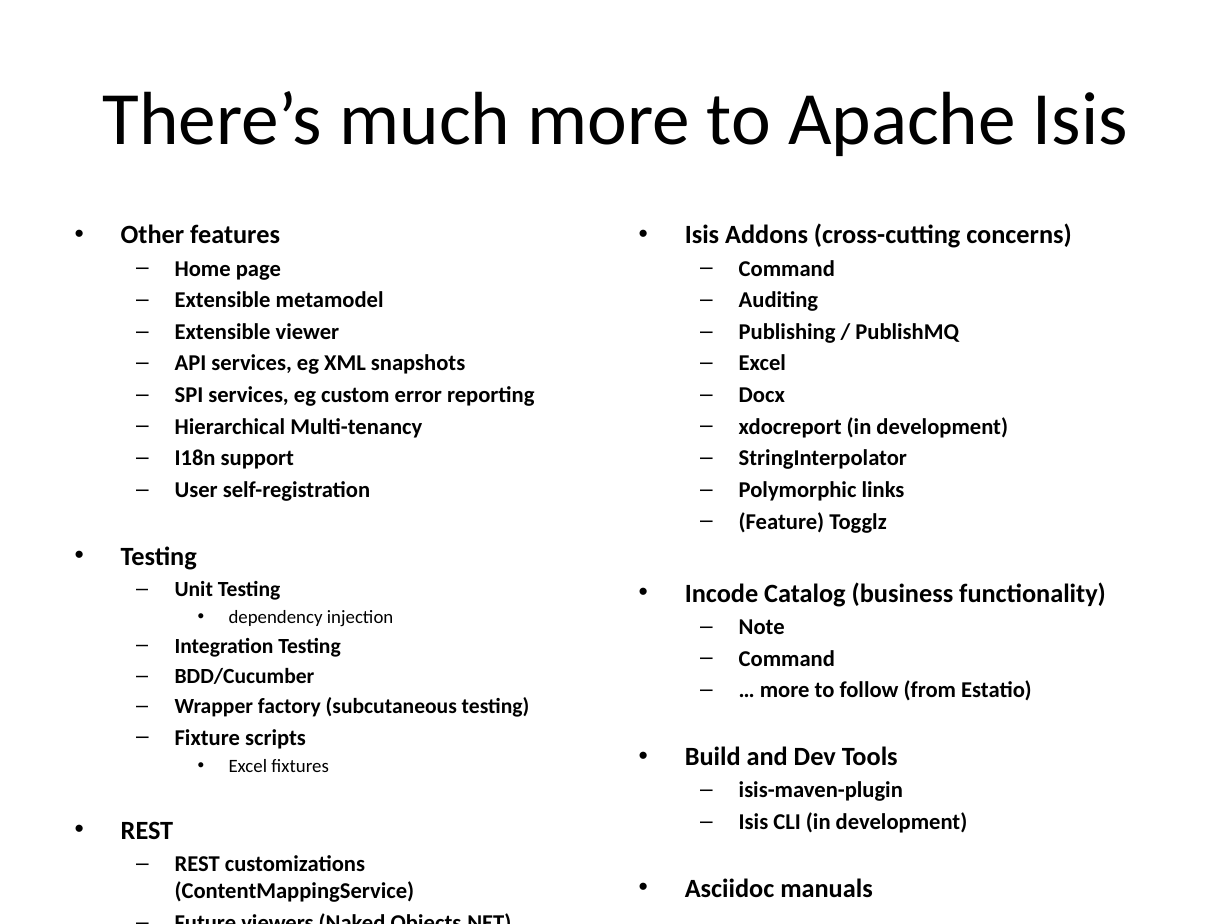
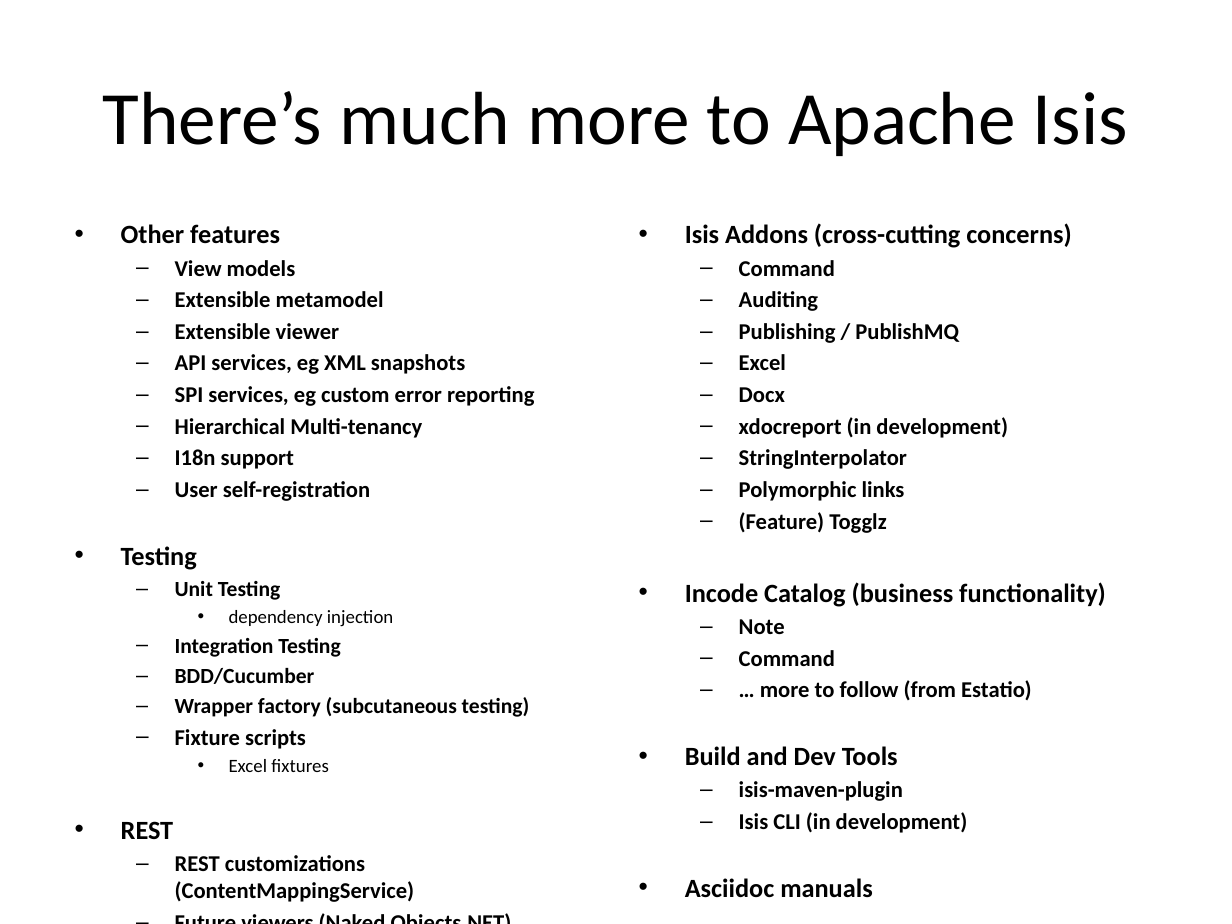
Before and after one commit to isisaddons-legacy/isis-app-quickstart, a slide deck: slide 5 of Dublin-Java-8-Main.pptx. Drawn at 1232x924 pixels with LibreOffice and Linux fonts; fonts in the diff are those of the drawing. Boxes give left, top, right and bottom in pixels: in the first picture for what was removed or moved away, otherwise in the second. Text is boxed around its words. In the diff, an @@ line names an element or a change of style, - is before the commit and + after.

Commit message:
tiny edit to Main pptx

```diff
--- a/Dublin-Java-8-Main.pptx
+++ b/Dublin-Java-8-Main.pptx
@@ text at [175,260,296,276]: text changed @@
-  – Home page
+  – View models
```
